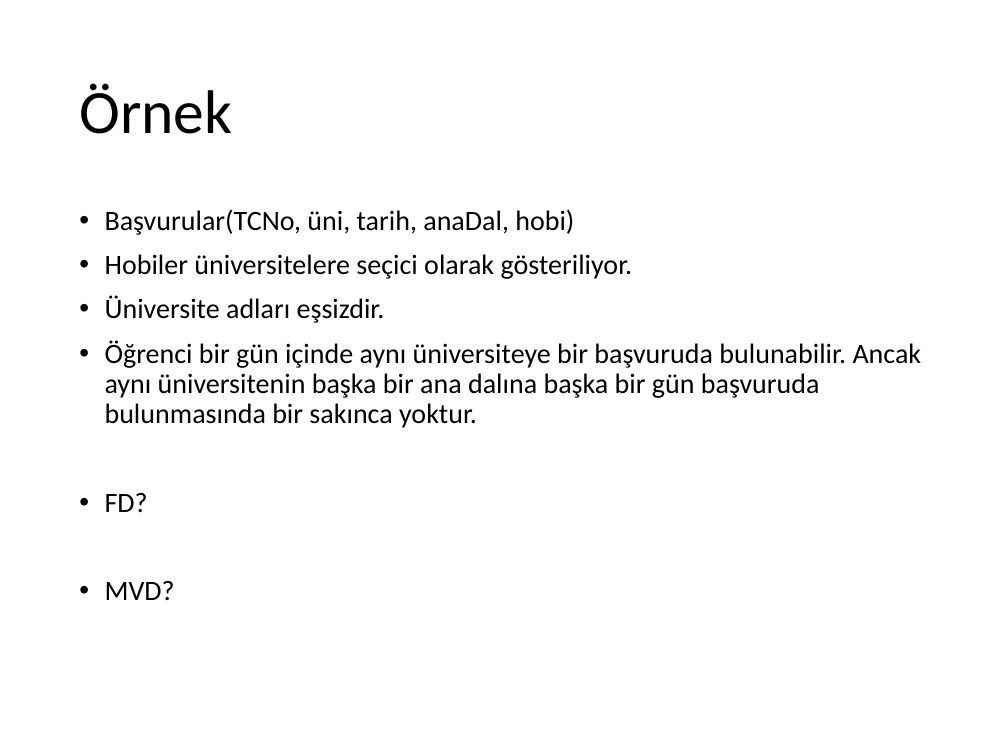
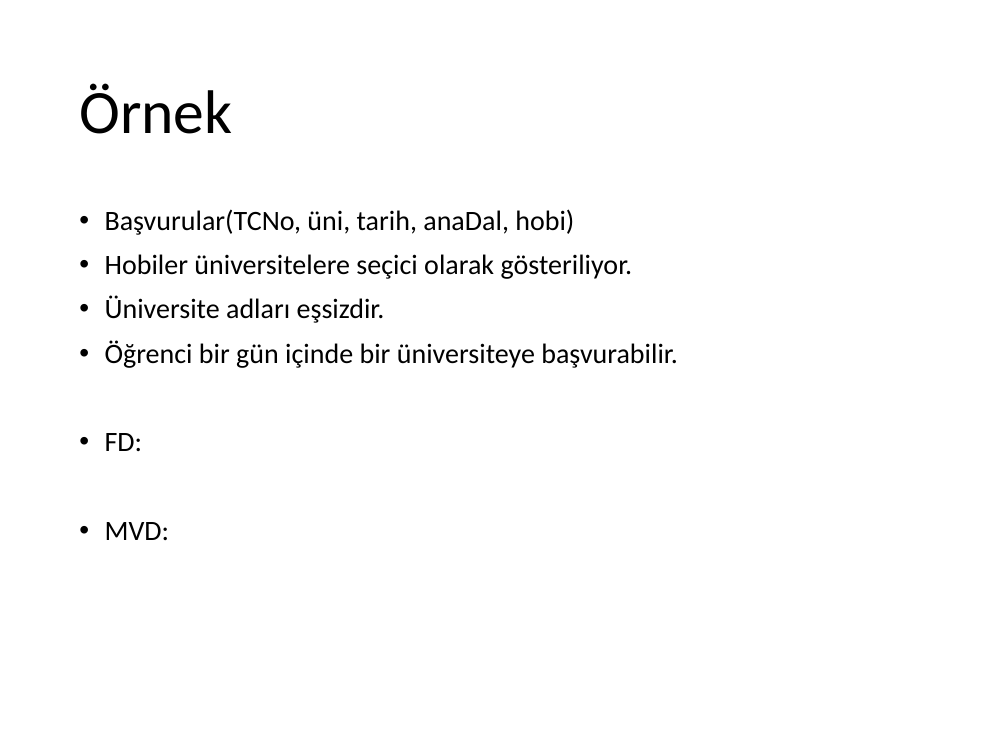
Before and after one commit to ihpar/dbms, a slide deck: slide 8 of Slides/Ders 6 4NF.pptx (slide 7 before the commit). Drawn at 1008x756 pixels with LibreOffice and Linux fonts; fonts in the diff are those of the drawing. Boxes give left, top, right and bottom in pixels: in the first picture for what was removed or moved away, otherwise in the second. Text is boxed around its words. In the diff, an @@ line names an element or a change of style, - is before the commit and + after.

```diff
--- a/Slides/Ders 6 4NF.pptx
+++ b/Slides/Ders 6 4NF.pptx
@@ text at <box>105,340,678,540</box>: text changed @@
-• Öğrenci bir gün içinde aynı üniversiteye bir başvuruda bulunabilir. Ancak aynı üniversitenin başka bir ana dalına başka bir gün başvuruda bulunmasında bir sakınca yoktur.
-• FD?
-• MVD?
+• Öğrenci bir gün içinde bir üniversiteye başvurabilir.
+• FD:
+• MVD:
```
Also in this commit, not shown: 1 slide added.
